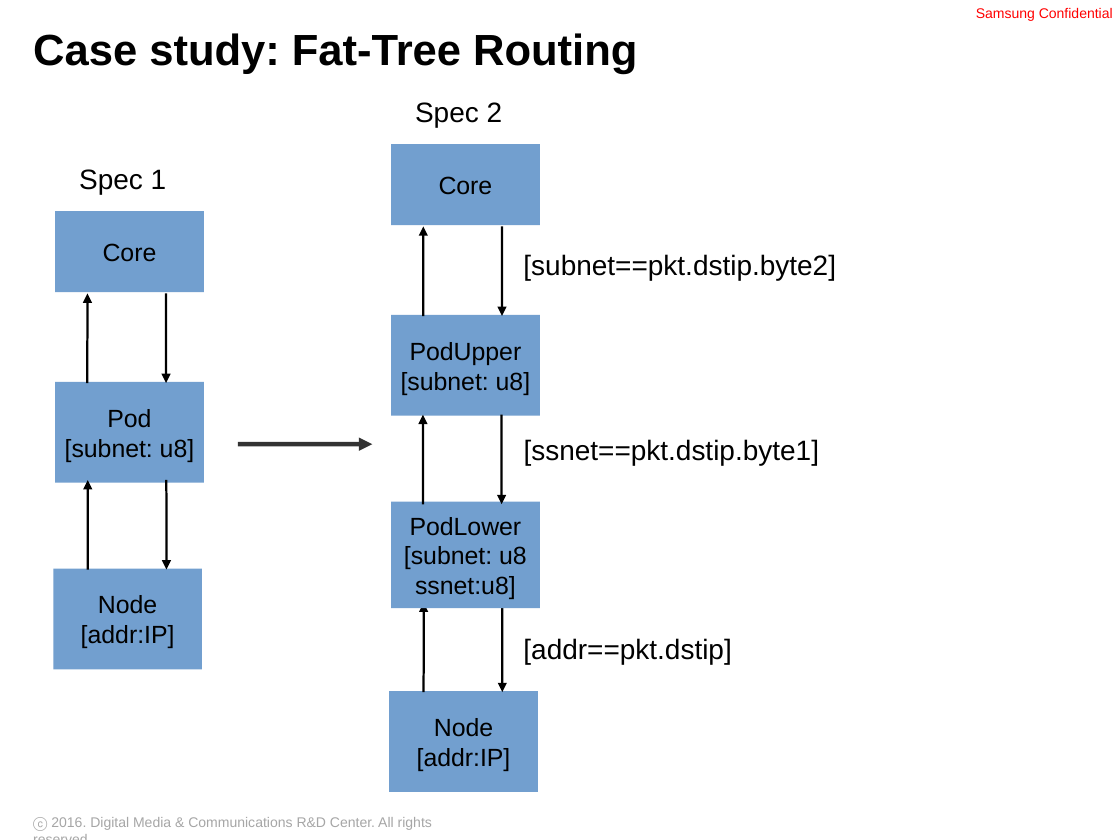
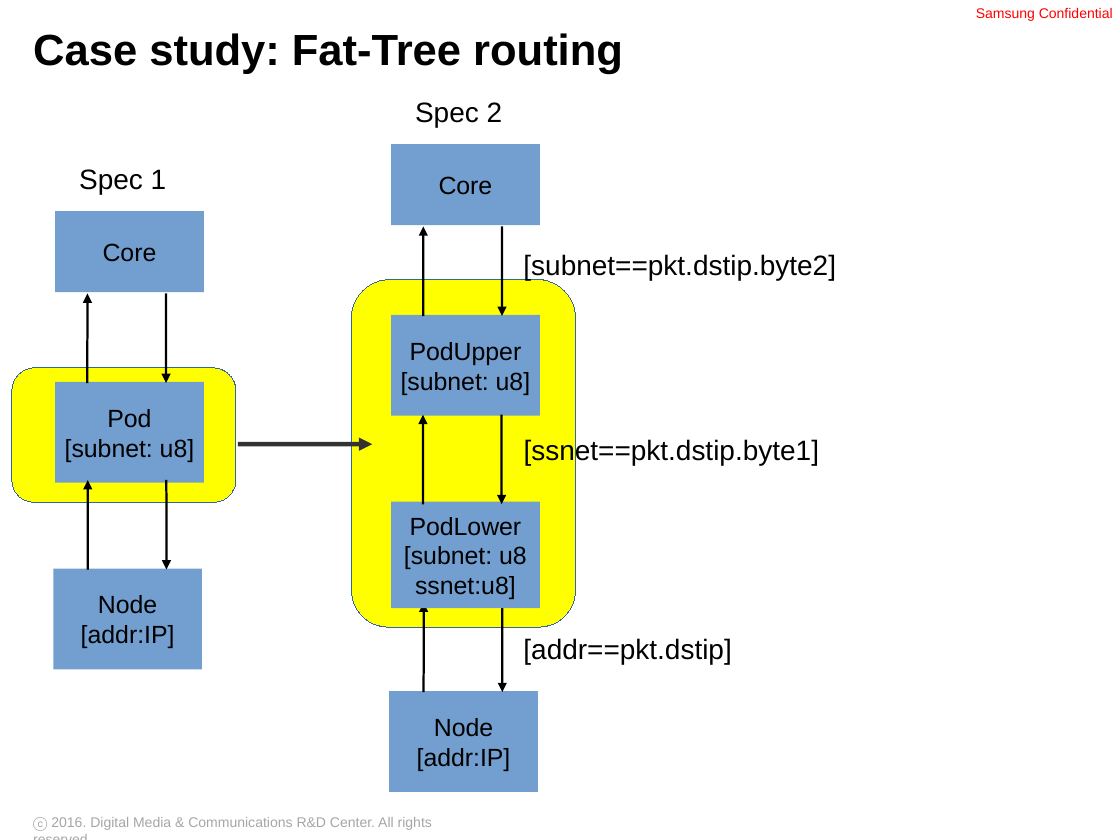
Before and after one commit to ryzhyk/cocoon, a slide deck: slide 17 of doc/distsys_talk_03_09_16.odp. Drawn at 1120x840 pixels with LibreOffice and Linux fonts; fonts in the diff are those of the drawing; background and template pictures are left out. Boxes give left, top, right and bottom in pixels: in the first picture for what was removed or moved away, otherwise in the second. Text is boxed around its words. In the diff, an @@ line names an element or a change of style, - is before the commit and + after.

Commit message:
talk wip

```diff
--- a/doc/distsys_talk_03_09_16.odp
+++ b/doc/distsys_talk_03_09_16.odp
@@ title at box(33, 33, 623, 74): text changed @@
-Case study: Fat-Tree Routing
+Case study: Fat-Tree routing
@@ freeform shape added at box(352, 280, 576, 627), fill #FFFF00, outline #3465A4 0 pt @@
@@ rounded rectangle added at box(12, 367, 236, 502), fill #FFFF00, outline #3465A4 0 pt @@
```
Also in this commit, not shown: 2 other slides changed, 8 slides added.
